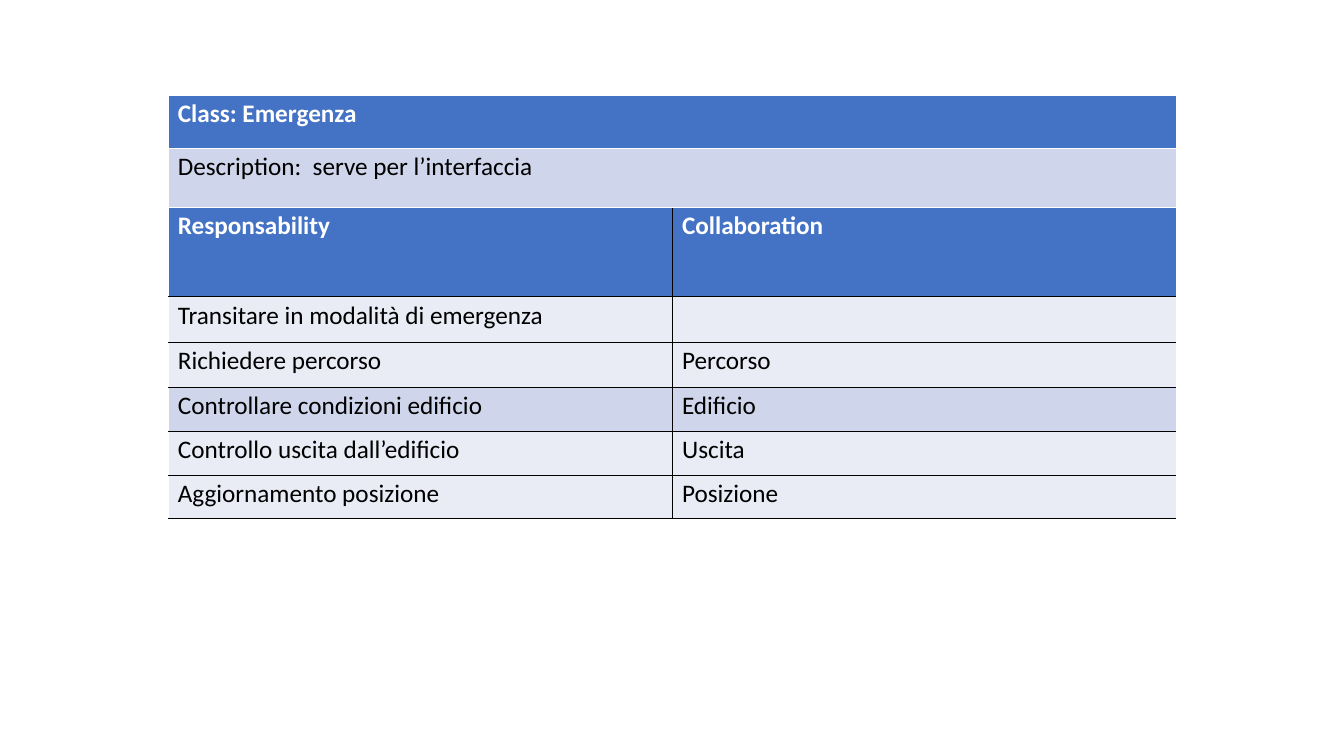
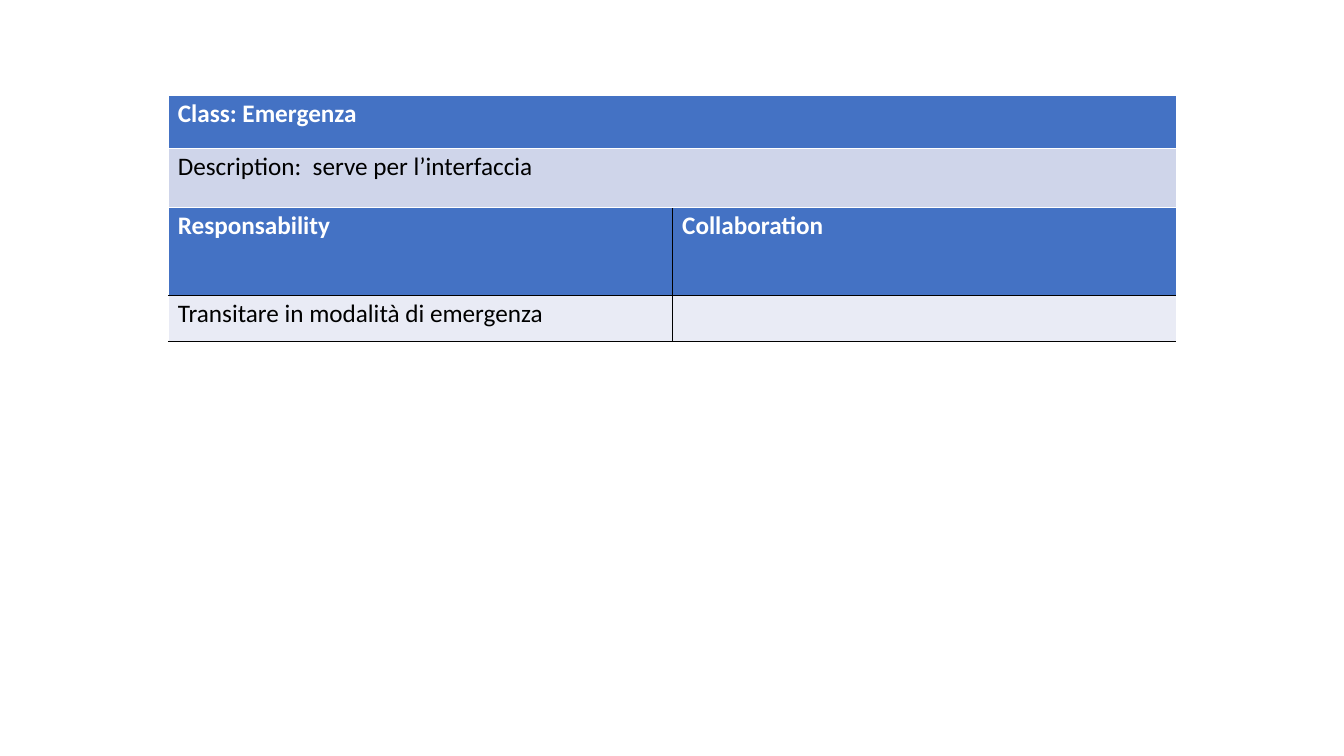
Before and after one commit to ecorradini/ProgettoIDS, a slide deck: slide 5 of AnalisiRequisiti/CRC/UT4/CRC_UT4.ppt. Drawn at 1344x756 pixels with LibreOffice and Linux fonts; fonts in the diff are those of the drawing. Boxes give left, top, right and bottom in pixels: in the first picture for what was removed or moved away, otherwise in the second. Text is boxed around its words. In the diff, an @@ line names an element or a change of style, - is before the commit and + after.

```diff
--- a/AnalisiRequisiti/CRC/UT4/CRC_UT4.ppt
+++ b/AnalisiRequisiti/CRC/UT4/CRC_UT4.ppt
@@ table at [168,207,1176,341] @@
-row 3: Richiedere percorso | Percorso
-row 4: Controllare condizioni edificio | Edificio
-row 5: Controllo uscita dall’edificio | Uscita
-row 6: Aggiornamento posizione | Posizione
```
Also in this commit, not shown: 2 other slides changed, 2 other files.
